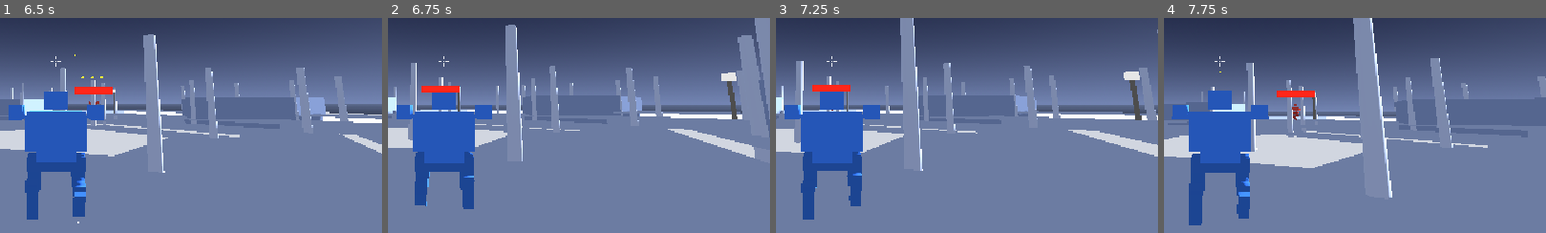
Above: before the commit, frames 1-4 (left to right).
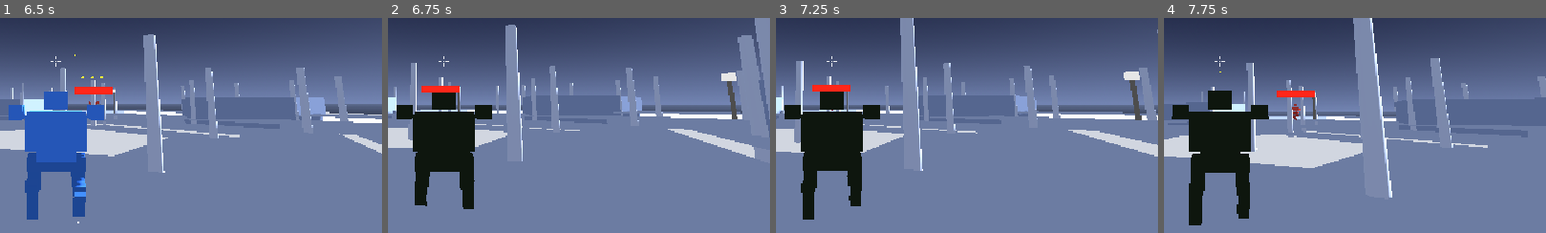
Above: after the commit, the same moments.

Repository: jonathandaley/Hardpoint
Game: Godot game, scene res://scenes/ui/TitleScreen.tscn
Two runs of this game, one before a commit and one after it. Both use one fixed random seed, a clock stepped at 60 frames per second and the inputs below.
Inputs (mouse positions are % of the whole screen's width and height, from its top left):
- Up to frame 1 (6.5 s): tap Enter at 0.5, 5.85 s; move the mouse to (72, 45) at 0.52 s; hold D (move_right) 0.53-1.25 s; tap Space (ability_1) at 0.6 s; click "CONFIRM" at 1.25 s; click "MECH" at 2 s; click "PILOT" at 2.75 s; click "FIND MATCH" at 3.5 s; move the mouse to (45, 50) at 4.27 s; hold W (move_forward) from 4.28 s (still down); click (45, 50) at 4.35 s; move the mouse to (52, 48) at 5.02 s; hold Right mouse button (fire_secondary) 5.03-5.78 s; move the mouse to (49, 52) at 5.77 s
- Up to frame 2 (6.75 s): keep holding W (move_forward); move the mouse to (57, 51) at 6.52 s; tap Space (ability_1) at 6.6 s
- Up to frame 3 (7.25 s): keep holding W (move_forward)
- Up to frame 4 (7.75 s): keep holding W (move_forward); move the mouse to (42, 49) at 7.27 s; click (42, 49) at 7.35 s
The pictures show only the part of the screen within x 43-93%, y 40-90%; the shares and areas given below are measured in that part.

Frame 1 is identical in both runs. In frame 2, 6.6% of the frame differs, in the area x 2-28%, y 34-89%; in frame 3, 6.8%; in frame 4, 7.2%, in the area x 2-28%, y 33-97%.

Commit message:
Ph6: Cesh stealth dims mech to near-black on activate, restores on deactivate
Co-Authored-By: Claude Sonnet 4.6 <noreply@anthropic.com>

Diff:
--- a/scripts/Mech.gd
+++ b/scripts/Mech.gd
@@ -45,6 +45,7 @@
 var _flash_mat: StandardMaterial3D = null
 var _flash_timer_es: float = 0.0
 const _ES_FLASH_DUR := 0.12
+var _stealth_saved_mats: Dictionary = {}  # MeshInstance3D -> original material
 
 var _weapons: Array = []
 var _active_set: Array = []  # parallel bool array; true = included in right-click subset
@@ -473,6 +474,23 @@
 			return
 		_activate_ability(ability)
 
+func _apply_stealth_visual(active: bool) -> void:
+	var all_meshes := find_children("*", "MeshInstance3D", true, false)
+	if active:
+		_stealth_saved_mats.clear()
+		var mat := StandardMaterial3D.new()
+		mat.albedo_color = Color(0.07, 0.10, 0.07)
+		mat.shading_mode = BaseMaterial3D.SHADING_MODE_UNSHADED
+		for mesh in all_meshes:
+			if mesh is MeshInstance3D:
+				_stealth_saved_mats[mesh] = mesh.get_surface_override_material(0)
+				mesh.set_surface_override_material(0, mat)
+	else:
+		for mesh in all_meshes:
+			if mesh is MeshInstance3D and _stealth_saved_mats.has(mesh):
+				mesh.set_surface_override_material(0, _stealth_saved_mats[mesh])
+		_stealth_saved_mats.clear()
+
 func _activate_ability(ability: Resource) -> void:
 	match ability.effect_key:
 		"jump_heal":
@@ -481,6 +499,7 @@
 			damaged.emit()
 		"stealth":
 			is_stealthy = true
+			_apply_stealth_visual(true)
 	if ability.duration > 0.0:
 		_ability_active_timers[ability.effect_key] = ability.duration
 	else:
@@ -490,6 +509,7 @@
 	match key:
 		"stealth":
 			is_stealthy = false
+			_apply_stealth_visual(false)
 	for ability in _abilities:
 		if ability.effect_key == key:
 			_ability_cooldowns[key] = ability.cooldown
